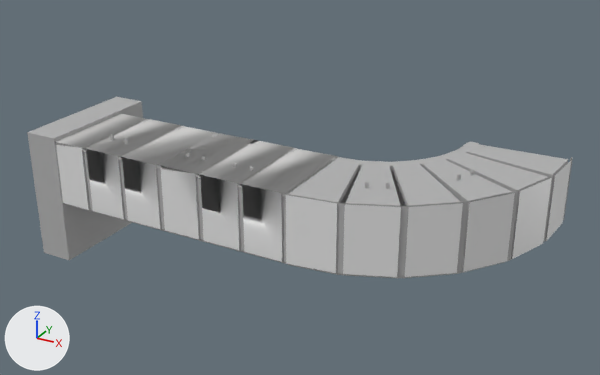
Renders of the FBX model Gyroscope Testing/Assets/Resources/FBX Models/roomS3CTF.fbx from each side of a commit.
The view is the same before and after, from a 50 mm lens placed at (32.2, -42.6, 26.5), pointed at (4.8, 7.1, 1.7). Arrows for +X, +Y and +Z are at lower left; the lights stay in place. The first picture is the older version. Where no turn or scale is listed for an object, it has been applied to the vertices. Vertices at exactly the same position are counted once.
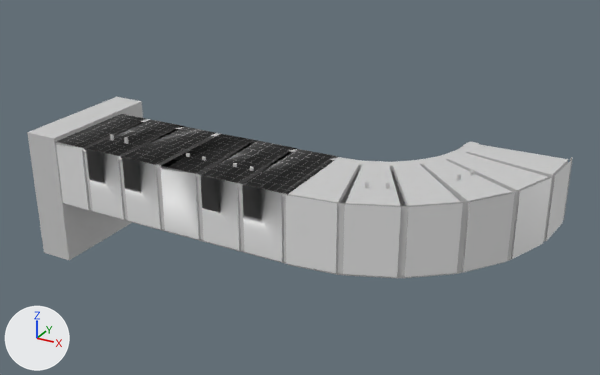
Changed parts and their boxes [x1, y1, x2, y2] in the pictures (600 x 375 px; the box of a moved part takes in the faces that stretch with it):
'Plane', surface changed: [55, 114, 338, 264] in both
'Cube', surface changed: [27, 97, 143, 260] in both
'Cube.005', surface changed: [365, 182, 390, 189] in both
'Cube.006', surface changed: [456, 169, 475, 181] in both
'Cube.004', surface changed: [110, 134, 128, 144] in both
'Cube.003', surface changed: [233, 163, 254, 171] in both
'Cube.002', surface changed: [186, 153, 206, 161] in both
part 1 of me_plane, moved or reshaped: [82, 122, 338, 194] in both
part 2 of me_plane, surface changed (grey to black): [55, 114, 338, 264] in both

What changed in the scene script:
```text
Add img_whitestuccowall03_1k_basecolor_png:
    img_whitestuccowall03_1k_basecolor_png = load_image('WhiteStuccoWall03_1K_BaseColor.png', '../../Materials/textures/PBR Textures/WhiteStuccoWall03_MR_1K/WhiteStuccoWall03_1K_BaseColor.png', 1024, 1024, 'sRGB')
Add img_whitestuccowall03_1k_roughness_png:
    img_whitestuccowall03_1k_roughness_png = load_image('WhiteStuccoWall03_1K_Roughness.png', '../../Materials/textures/PBR Textures/WhiteStuccoWall03_MR_1K/WhiteStuccoWall03_1K_Roughness.png', 1024, 1024, 'Non-Color')
Change mat_rooms3walls:
    where n0 = _N.new('ShaderNodeBsdfPrincipled'); n0.name = 'Principled BSDF'
    remove n0.inputs[0].default_value = (0.446, 0.446, 0.446, 1.0)  # 'Base Color', grey #b2b2b2
    remove n0.inputs[2].default_value = 0.752  # 'Roughness'
    add n2 = _N.new('ShaderNodeTexImage'); n2.name = 'Image Texture'
    add n2.image = img_whitestuccowall03_1k_basecolor_png
    add n3 = _N.new('ShaderNodeTexImage'); n3.name = 'Image Texture.001'
    add n3.image = img_whitestuccowall03_1k_roughness_png
    add _L.new(n2.outputs[0], n0.inputs[0])  # 'Color' to 'Base Color'
    add _L.new(n3.outputs[0], n0.inputs[2])  # 'Color' to 'Roughness'
Change me_plane:
    where me_plane.from_pydata(...)  # 178 vertices, 175 faces; spans x -11.4..8.5, y -1.2..6.2, z 0.0..5.1
    used by ob_plane; location = (0.0, 0.0, 0.0)
    me_plane part 1
    8 faces are deleted
    8 new faces join them, mat_rooms3tile
    me_plane part 2: 169 kept faces spanning x -11.4..8.5, y -1.2..6.2, z 0.0..5.1 get new texture (UV) coordinates
```
